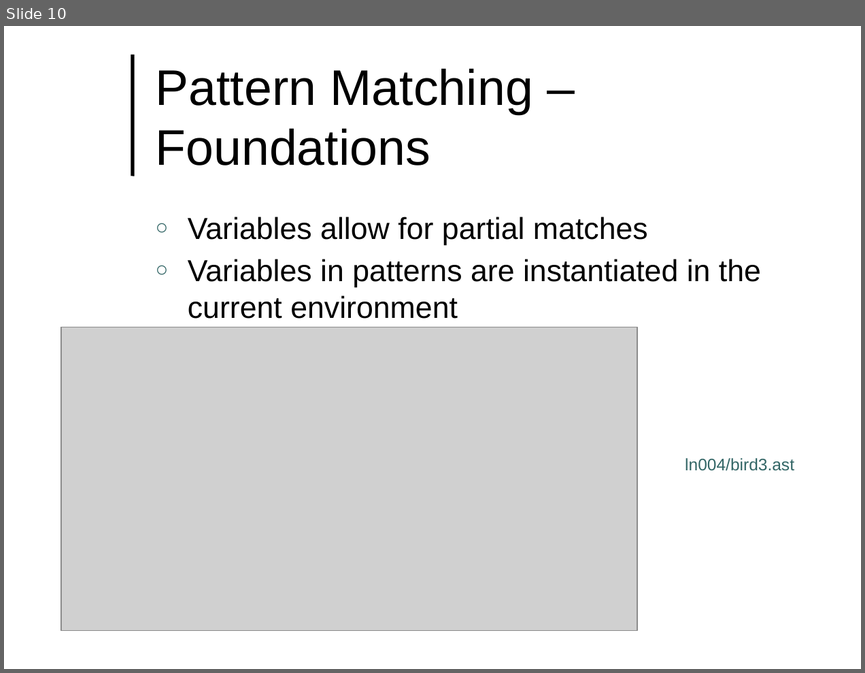
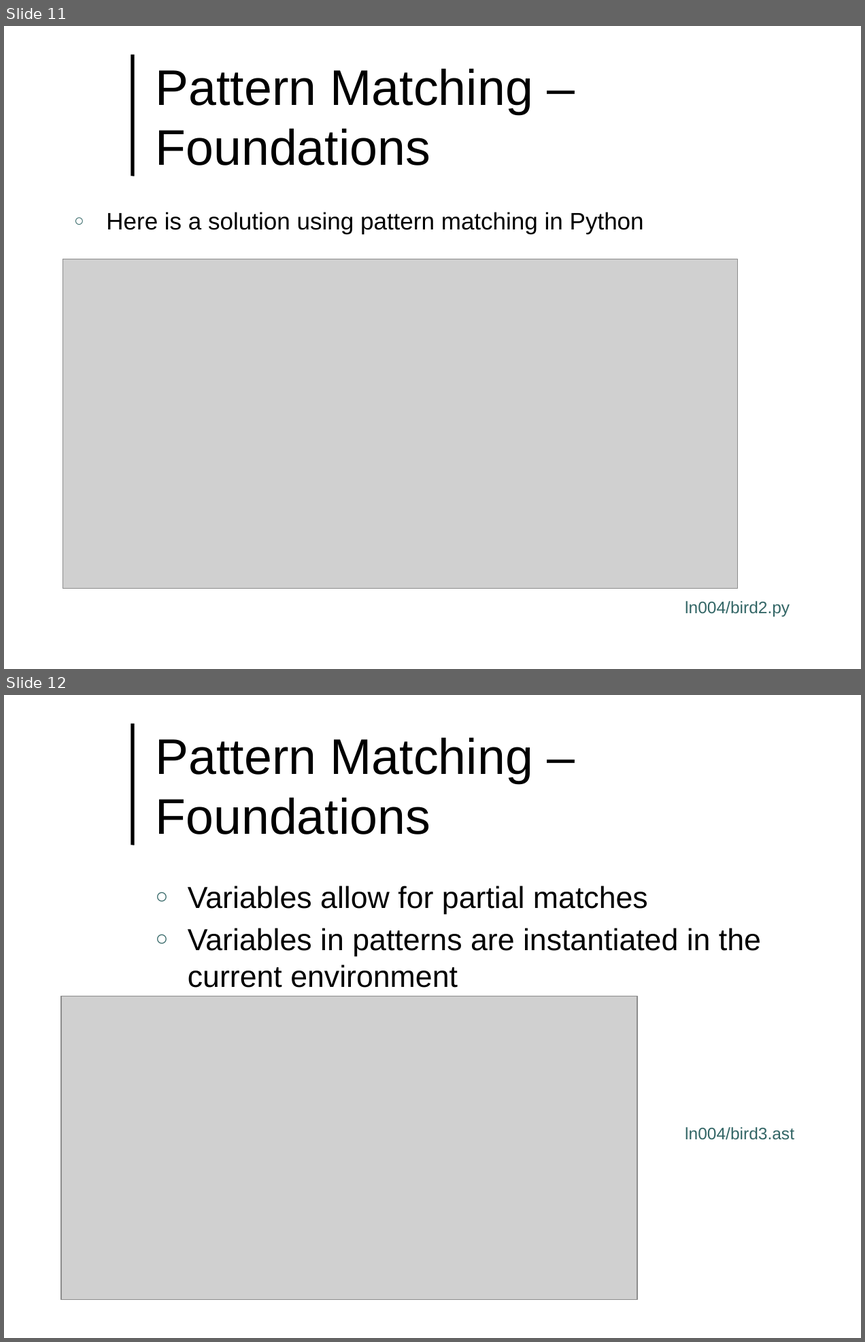
Before and after one commit to lutzhamel/CSC493, a slide deck: notes/csc493-ln004.pptx. Shown one above the other, each under a label of ours: slide 10 before the commit, slides 11 and 12 after it. The pictures are 865x673 and 865x1342 pixels, drawn with LibreOffice and Linux fonts; fonts in the diff are those of the drawing; grey boxes stand for pictures; background and template pictures are left out. Boxes give left, top, right and bottom in pixels: in the first picture for what was removed or moved away, otherwise in the second. Text is boxed around its words. In the diff, an @@ line names an element or a change of style, - is before the commit and + after.

```diff
--- a/notes/csc493-ln004.pptx
+++ b/notes/csc493-ln004.pptx
@@ slide 11 added at (x1=4, y1=26, x2=861, y2=669), background #FFFFFF; not listed: 1 template element that a slide beside it also shows @@
@@ title added at (x1=156, y1=68, x2=533, y2=165), 42 pt, text #000000 @@
+Pattern Matching – Foundations
@@ text added at (x1=106, y1=212, x2=644, y2=234), 20 pt, text #000000 @@
+○ Here is a solution using pattern matching in Python
@@ picture added at (x1=62, y1=259, x2=738, y2=588) @@
@@ text added at (x1=685, y1=601, x2=789, y2=616), 14 pt, text #336666 @@
+ln004/bird2.py
@@ what was slide 10 is now slide 12 @@
```
Also in this commit, not shown: 2 slides changed, 1 other slide added, 5 other files.
